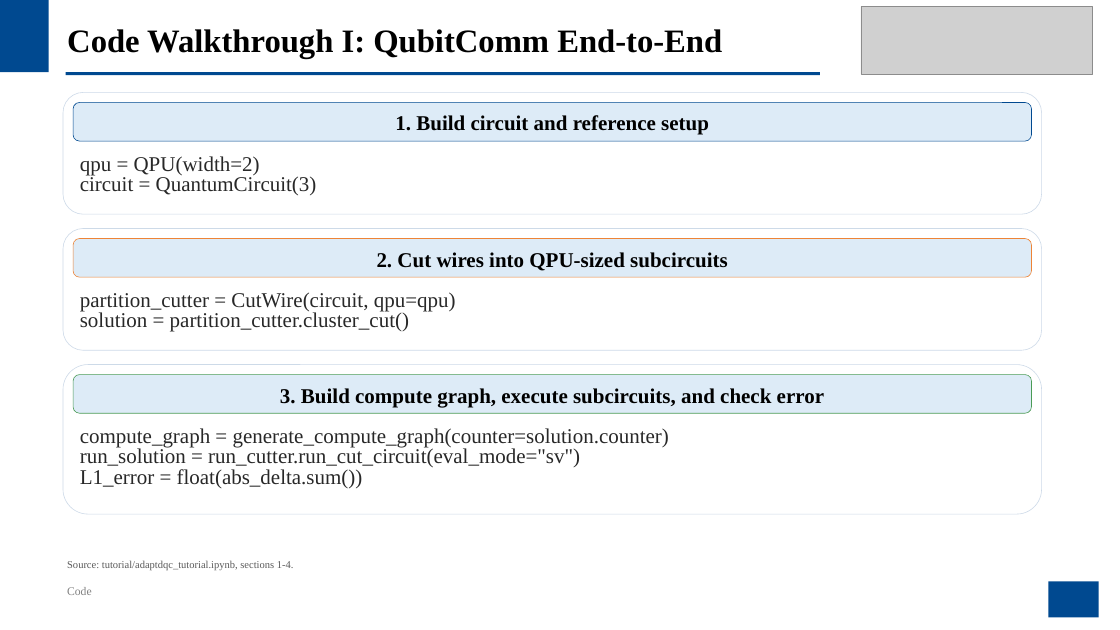
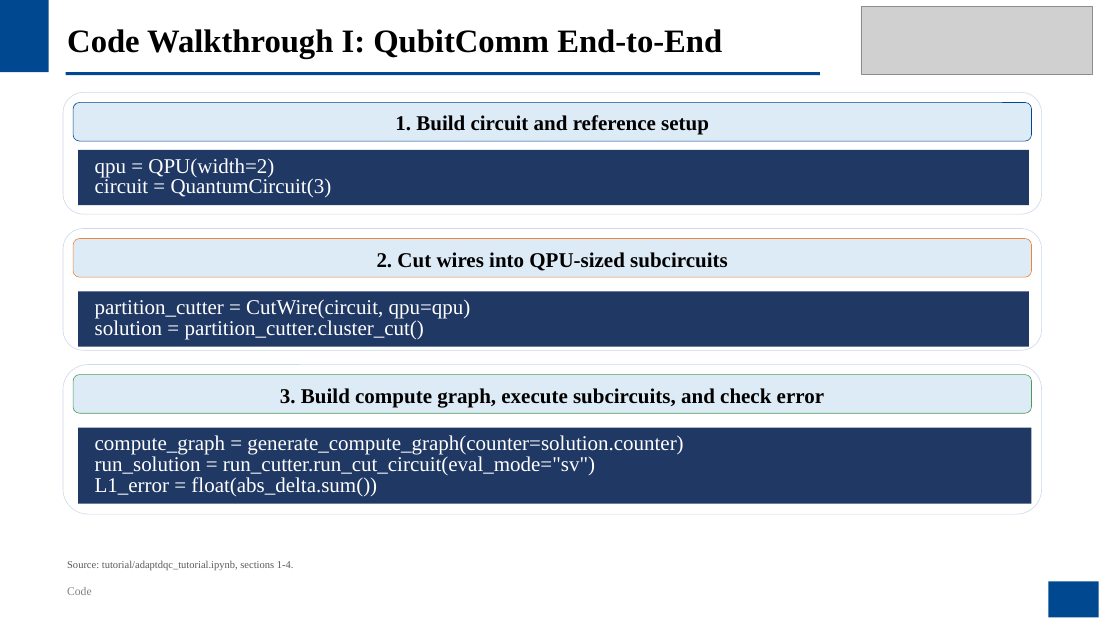
Before and after one commit to JanusQ/Janus4, a slide deck: slide 30 of adaptiveQC/pptx/AdaptDQC_Adaptive_Distributed_Quantum_Computing_With_Quantitative_Performance_Analysis.pptx (slide 32 before the commit). Drawn at 1120x630 pixels with LibreOffice and Linux fonts; fonts in the diff are those of the drawing; grey boxes stand for pictures; background and template pictures are left out. Boxes give left, top, right and bottom in pixels: in the first picture for what was removed or moved away, otherwise in the second. Text is boxed around its words. In the diff, an @@ line names an element or a change of style, - is before the commit and + after.

```diff
--- a/adaptiveQC/pptx/AdaptDQC_Adaptive_Distributed_Quantum_Computing_With_Quantitative_Performance_Analysis.pptx
+++ b/adaptiveQC/pptx/AdaptDQC_Adaptive_Distributed_Quantum_Computing_With_Quantitative_Performance_Analysis.pptx
@@ rectangle "qpu = QPU(width=2)" resized from (x1=80, y1=156, x2=317, y2=195) to (x1=78, y1=150, x2=1029, y2=206) @@
@@ text colour #282828 to #FFFFFF; fill none to #203864 in 3 elements at (x1=78, y1=150, x2=1029, y2=206), (x1=78, y1=428, x2=1032, y2=503), (x1=78, y1=292, x2=1029, y2=347) @@
@@ rectangle "partition_cutter = CutWire(circuit, qpu=qpu)" resized from (x1=80, y1=292, x2=456, y2=332) to (x1=78, y1=292, x2=1029, y2=347) @@
@@ rectangle "compute_graph = generate_compute_graph(counter=solution.coun ..." resized from (x1=80, y1=428, x2=669, y2=488) to (x1=78, y1=428, x2=1032, y2=503) @@
```
Also in this commit, not shown: 19 other slides changed, 1 slide added, 3 slides removed, 2 other files.
